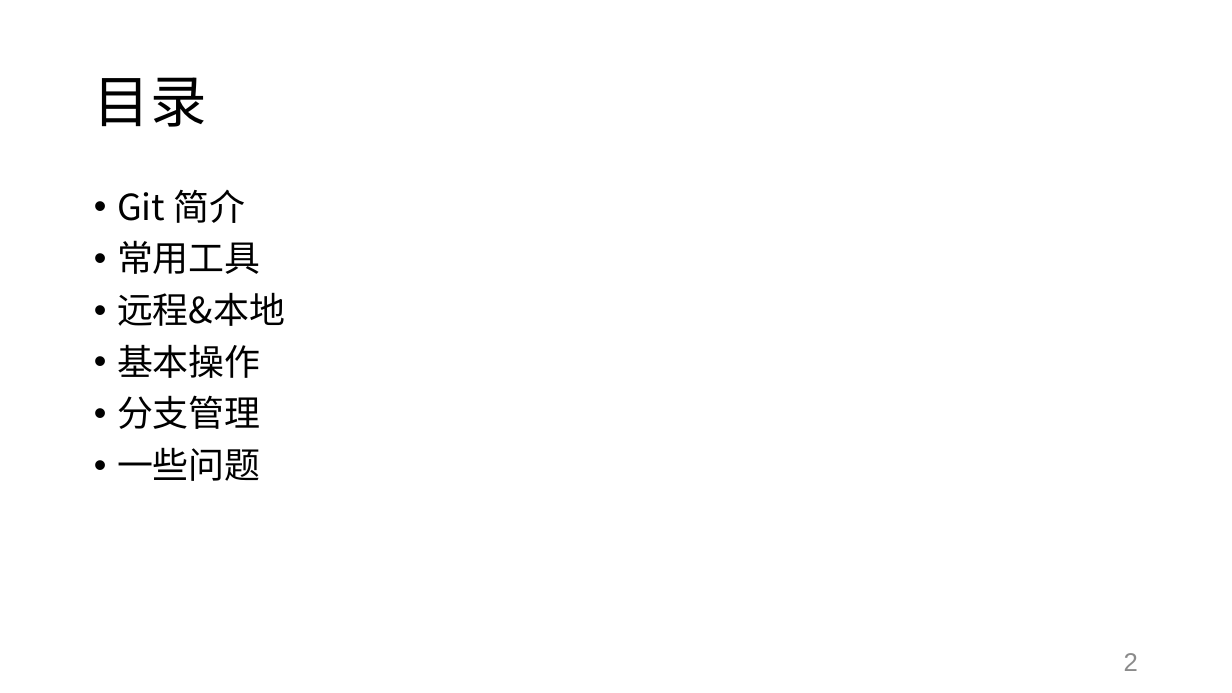
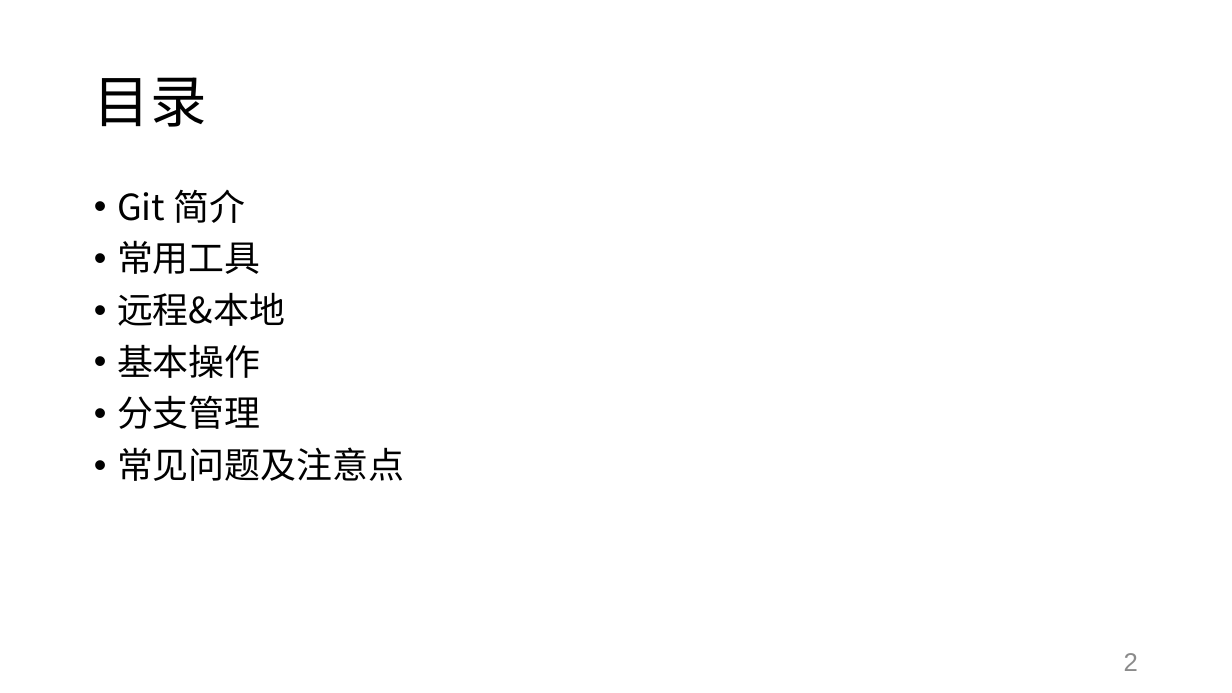
Before and after one commit to SwaggyZhang/Tutorial, a slide deck: slide 2 of 20220513.pptx. Drawn at 1232x693 pixels with LibreOffice and Linux fonts; fonts in the diff are those of the drawing. Boxes give left, top, right and bottom in pixels: in the first picture for what was removed or moved away, otherwise in the second. Text is boxed around its words. In the diff, an @@ line names an element or a change of style, - is before the commit and + after.

```diff
--- a/20220513.pptx
+++ b/20220513.pptx
@@ text at [117, 447, 404, 481]: text changed @@
-• 一些问题
+• 常见问题及注意点
```
Also in this commit, not shown: 6 other slides changed, 3 slides added, 5 other files.
